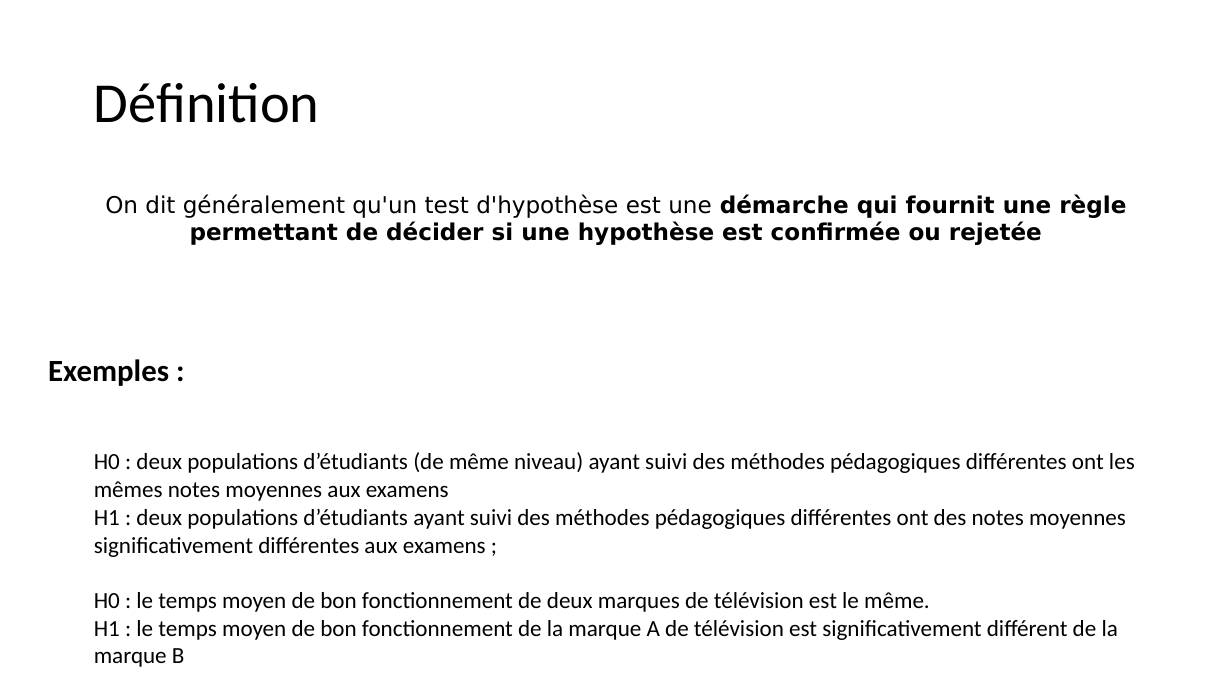
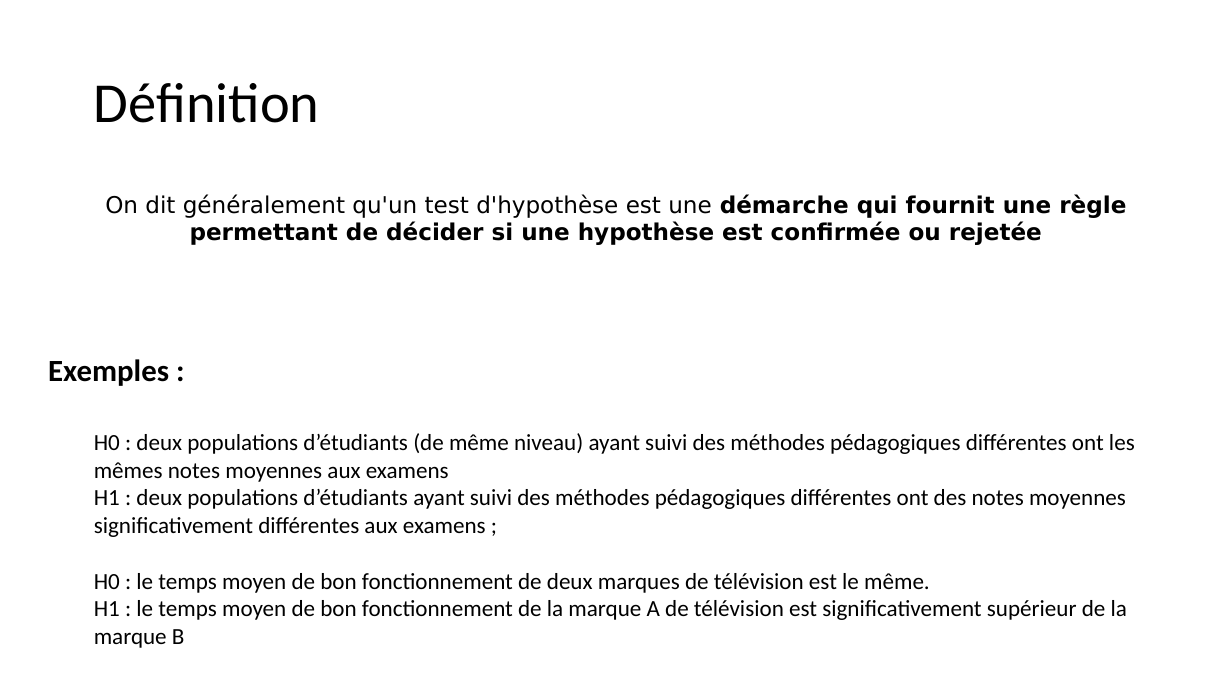
Before and after one commit to Arkantick/Enseignement_EPSI_LangageR, a slide deck: slide 45 of EPSI/Langage R/Statistiques Descriptives/Statistiques_Descriptives_R_Cours.pptx (slide 44 before the commit). Drawn at 1232x693 pixels with LibreOffice and Linux fonts; fonts in the diff are those of the drawing. Boxes give left, top, right and bottom in pixels: in the first picture for what was removed or moved away, otherwise in the second. Text is boxed around its words. In the diff, an @@ line names an element or a change of style, - is before the commit and + after.

```diff
--- a/EPSI/Langage R/Statistiques Descriptives/Statistiques_Descriptives_R_Cours.pptx
+++ b/EPSI/Langage R/Statistiques Descriptives/Statistiques_Descriptives_R_Cours.pptx
@@ text "H0 : deux populations d’étudiants ...": place and size @@
-text "H0 : deux populations d’étudiants ..." at (94,452,1135,667)
+text "H0 : deux populations d’étudiants ..." at (94,433,1135,648)
@@ text at (94,600,1127,648): text changed @@
-H1 : le temps moyen de bon fonctionnement de la marque A de télévision est significativement différent de la marque B
+H1 : le temps moyen de bon fonctionnement de la marque A de télévision est significativement supérieur de la marque B
```
Also in this commit, not shown: 7 other slides changed, 7 slides added, 2 slides removed, 1 other file.
